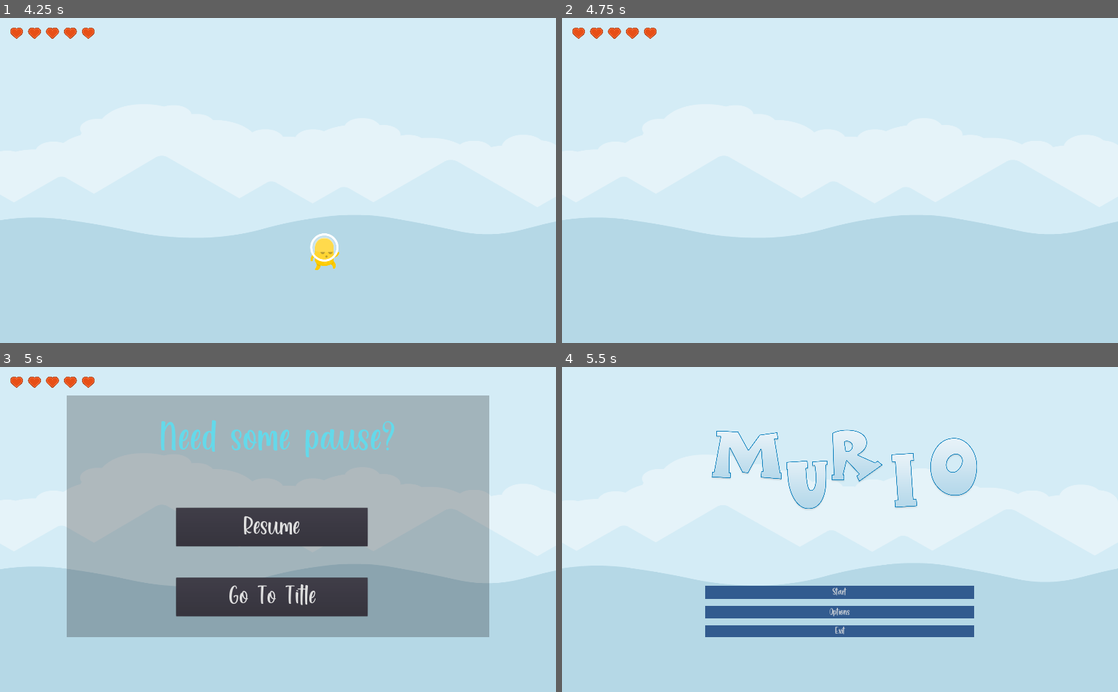
Above: before the commit, frames 1-4 (two rows, left to right).
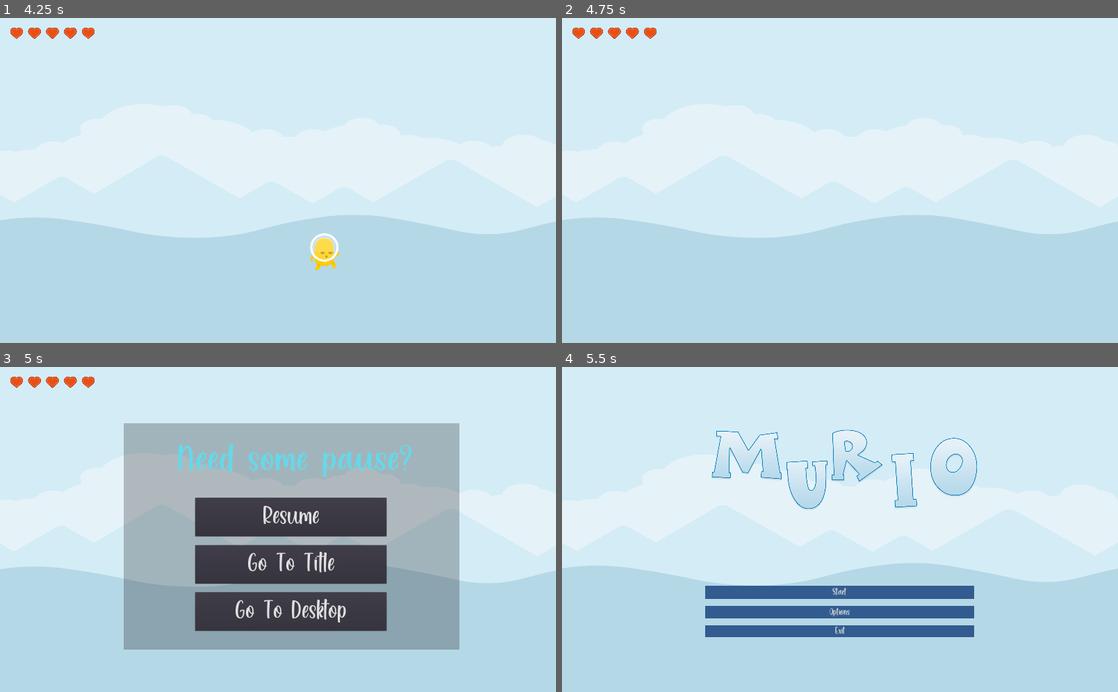
Above: after the commit, the same moments.

Repository: hellensoloviy/murio
Game: Godot game, scene res://scenes/UI/Menu.tscn
Two runs of this game, one before a commit and one after it. Both use one fixed random seed, a clock stepped at 60 frames per second and the inputs below.
Inputs:
- Up to frame 1 (4.25 s): click "Start" at 0.5 s; tap Enter at 1.25 s; hold D (move_right) 1.28-2.78 s; tap W (jump) at 1.52, 2.27, 3.77 s; hold A (move_left) 2.78-3.53 s; hold D (move_right) from 3.53 s (still down)
- Up to frame 2 (4.75 s): keep holding D (move_right); tap W (jump) at 4.52 s
- Up to frame 3 (5 s): keep holding D (move_right); tap Escape (pause_button) at 4.9 s
- Up to frame 4 (5.5 s): release D (move_right) at 5 s; click "Go To Title" at 5 s

Frames 1-2 are identical in both runs. In frame 3, 31% of the frame differs, in the area x 12-88%, y 8-87%; in frame 4, nothing differs.

Commit message:
re-name of base player scene;
add exit button and UI changes to "Pause Screen";

Diff:
--- a/MainScene.tscn
+++ b/MainScene.tscn
@@ -1,6 +1,6 @@
 [gd_scene load_steps=21 format=2]
 
-[ext_resource path="res://player/player_yellow.tscn" type="PackedScene" id=1]
+[ext_resource path="res://player/player_alien_yellow.tscn" type="PackedScene" id=1]
 [ext_resource path="res://sprites/backgrounds/uncolored_piramids.png" type="Texture" id=2]
 [ext_resource path="res://MainScene.gd" type="Script" id=3]
 [ext_resource path="res://enemies/enemy_slime_purple.tscn" type="PackedScene" id=4]
--- a/scenes/UI/Pause_screen.gd
+++ b/scenes/UI/Pause_screen.gd
@@ -16,3 +16,7 @@
 
 func _set_paused(paused):
 	get_tree().paused = paused
+
+
+func _on_go_to_desktop_pressed():
+	get_tree().quit()
--- a/scenes/UI/Pause_screen.tscn
+++ b/scenes/UI/Pause_screen.tscn
@@ -15,16 +15,21 @@
 [node name="Pause_screen" type="Control"]
 anchor_right = 1.0
 anchor_bottom = 1.0
+margin_left = 200.0
+margin_top = 101.0
+margin_right = -162.0
+margin_bottom = -156.0
 script = ExtResource( 2 )
 __meta__ = {
 "_edit_use_anchors_": false
 }
 
 [node name="ColorRect" type="ColorRect" parent="."]
-margin_left = 247.0
-margin_top = 104.0
-margin_right = 1803.0
-margin_bottom = 997.0
+margin_left = 255.0
+margin_top = 106.0
+margin_right = 1493.0
+margin_bottom = 911.0
+rect_scale = Vector2( 1, 1.04 )
 color = Color( 0.0352941, 0.027451, 0.027451, 0.247059 )
 __meta__ = {
 "_edit_use_anchors_": false
@@ -34,10 +39,11 @@
 modulate = Color( 0.396078, 0.854902, 0.921569, 1 )
 anchor_right = 1.0
 anchor_bottom = 0.989
-margin_left = 588.533
-margin_top = 192.0
-margin_right = -568.467
-margin_bottom = -565.8
+margin_left = 453.632
+margin_top = 179.865
+margin_right = -726.368
+margin_bottom = -577.935
+rect_scale = Vector2( 1, 0.879999 )
 custom_fonts/font = SubResource( 1 )
 text = "Need some pause?
 
@@ -47,10 +53,10 @@
 }
 
 [node name="resume_game_button" type="Button" parent="."]
-margin_left = 649.097
-margin_top = 519.879
-margin_right = 1354.1
-margin_bottom = 661.879
+margin_left = 519.059
+margin_top = 381.591
+margin_right = 1224.06
+margin_bottom = 523.591
 custom_fonts/font = SubResource( 2 )
 text = "Resume"
 __meta__ = {
@@ -58,15 +64,29 @@
 }
 
 [node name="go_to_title_screen" type="Button" parent="."]
-margin_left = 649.097
-margin_top = 778.315
-margin_right = 1354.1
-margin_bottom = 920.315
+margin_left = 519.059
+margin_top = 557.385
+margin_right = 1224.06
+margin_bottom = 699.385
+rect_pivot_offset = Vector2( 637.288, 142 )
 custom_fonts/font = SubResource( 2 )
 text = "Go To Title"
 __meta__ = {
 "_edit_use_anchors_": false
 }
 
+[node name="go_to_desktop" type="Button" parent="."]
+margin_left = 519.059
+margin_top = 731.367
+margin_right = 1224.06
+margin_bottom = 873.367
+rect_pivot_offset = Vector2( 637.288, 142 )
+custom_fonts/font = SubResource( 2 )
+text = "Go To Desktop"
+__meta__ = {
+"_edit_use_anchors_": false
+}
+
 [connection signal="pressed" from="resume_game_button" to="." method="_on_resume_game_button_pressed"]
 [connection signal="pressed" from="go_to_title_screen" to="." method="_on_go_to_title_screen_pressed"]
+[connection signal="pressed" from="go_to_desktop" to="." method="_on_go_to_desktop_pressed"]
Renamed: player/player_yellow.tscn -> player/player_alien_yellow.tscn
